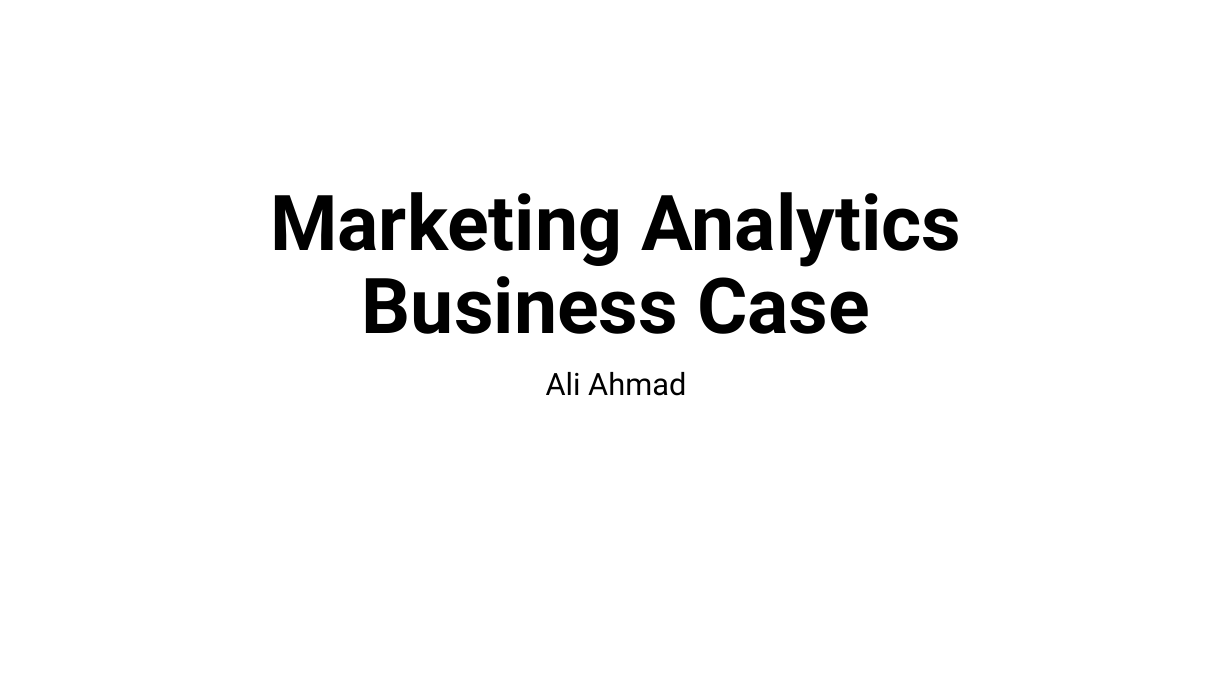
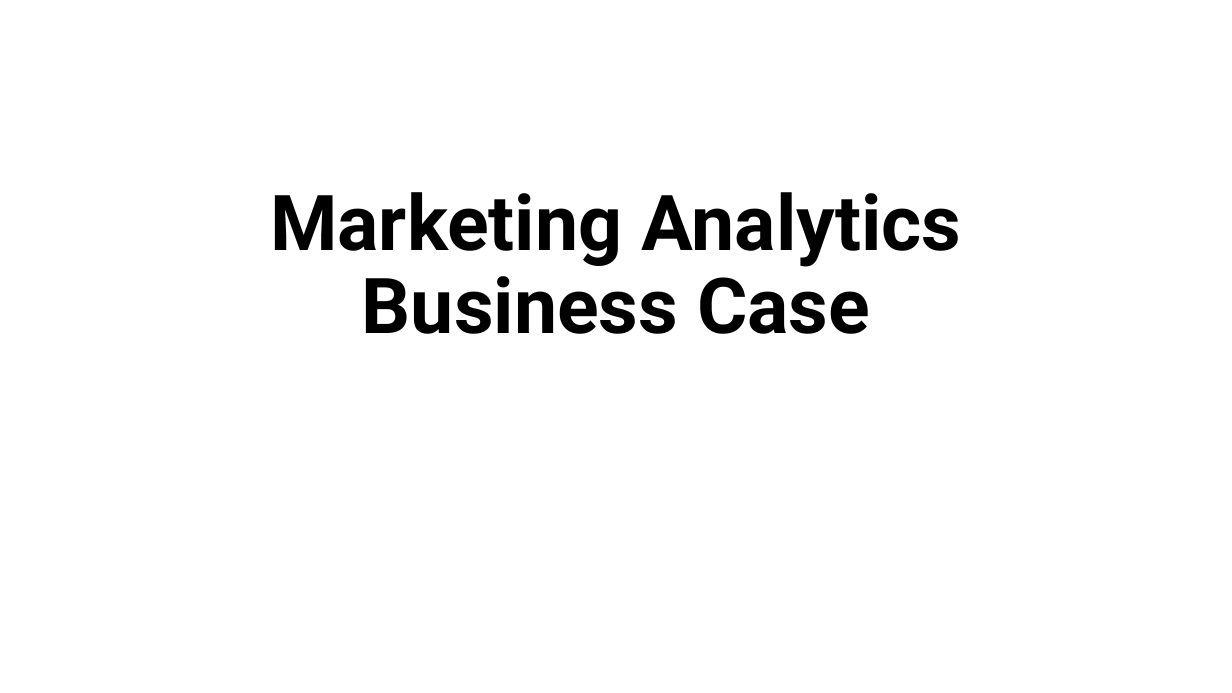
Before and after one commit to Pankaj1105/Marketing-Analytics, a slide deck: slide 1 of Episode 1 - Marketing Analytics Business Case (Clean).pptx. Drawn at 1232x693 pixels with LibreOffice and Linux fonts; fonts in the diff are those of the drawing. Boxes give left, top, right and bottom in pixels: in the first picture for what was removed or moved away, otherwise in the second. Text is boxed around its words. In the diff, an @@ line names an element or a change of style, - is before the commit and + after.

```diff
--- a/Episode 1 - Marketing Analytics Business Case (Clean).pptx
+++ b/Episode 1 - Marketing Analytics Business Case (Clean).pptx
@@ subtitle removed at (546, 372, 686, 396) @@
-Ali Ahmad
```
